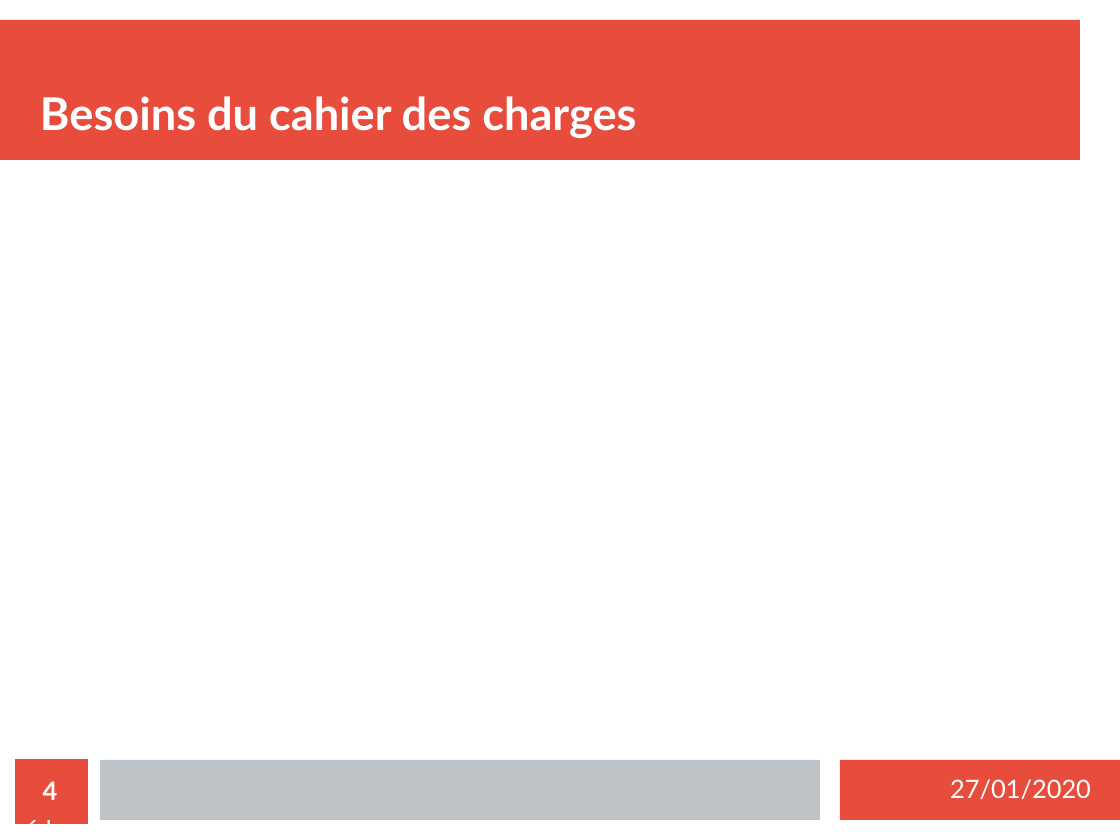
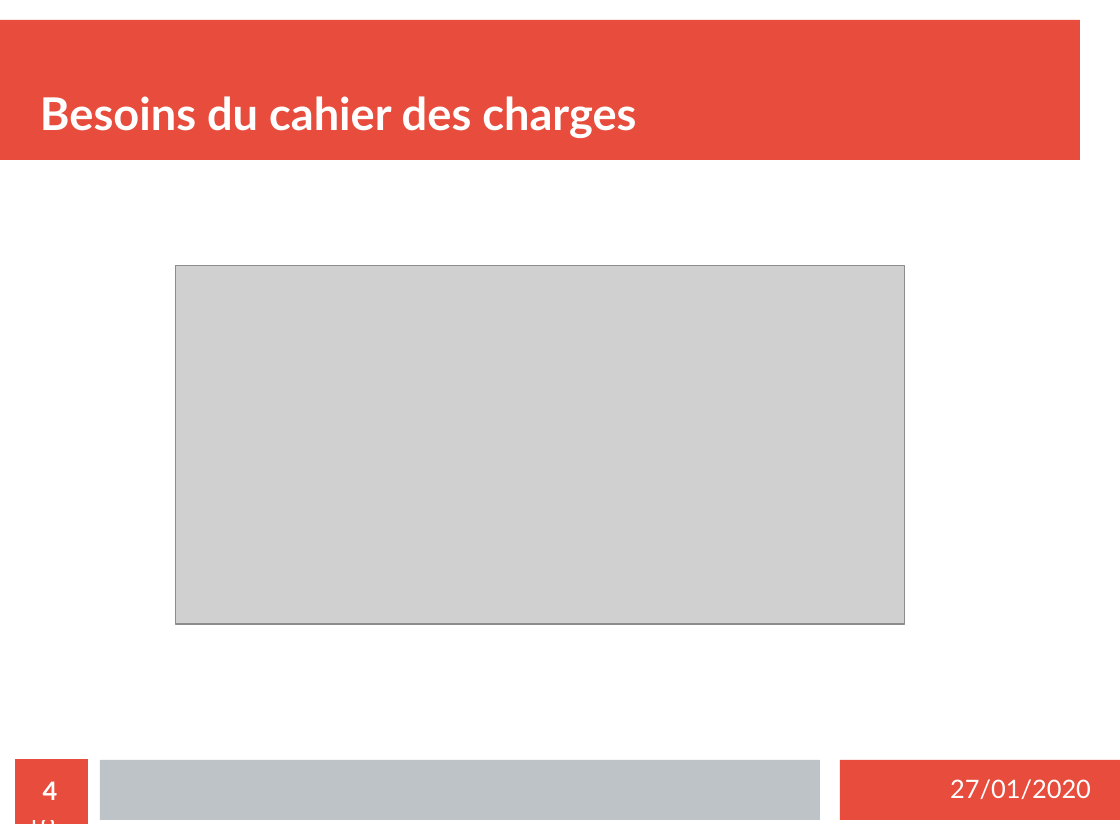
Before and after one commit to MezeretteBrice/Projet_Ronde, a slide deck: slide 4 of SOUTENANCE/Revue1/Revue1_HUREAU.odp. Drawn at 1120x840 pixels with LibreOffice and Linux fonts; fonts in the diff are those of the drawing; grey boxes stand for pictures. Boxes give left, top, right and bottom in pixels: in the first picture for what was removed or moved away, otherwise in the second. Text is boxed around its words. In the diff, an @@ line names an element or a change of style, - is before the commit and + after.

```diff
--- a/SOUTENANCE/Revue1/Revue1_HUREAU.odp
+++ b/SOUTENANCE/Revue1/Revue1_HUREAU.odp
@@ picture added at (176, 265, 905, 624) @@
@@ page number at (26, 781, 58, 833): text changed @@
-4 / 21
+4 / 18
```
Also in this commit, not shown: 12 other slides changed, 3 slides removed, 1 other file.
